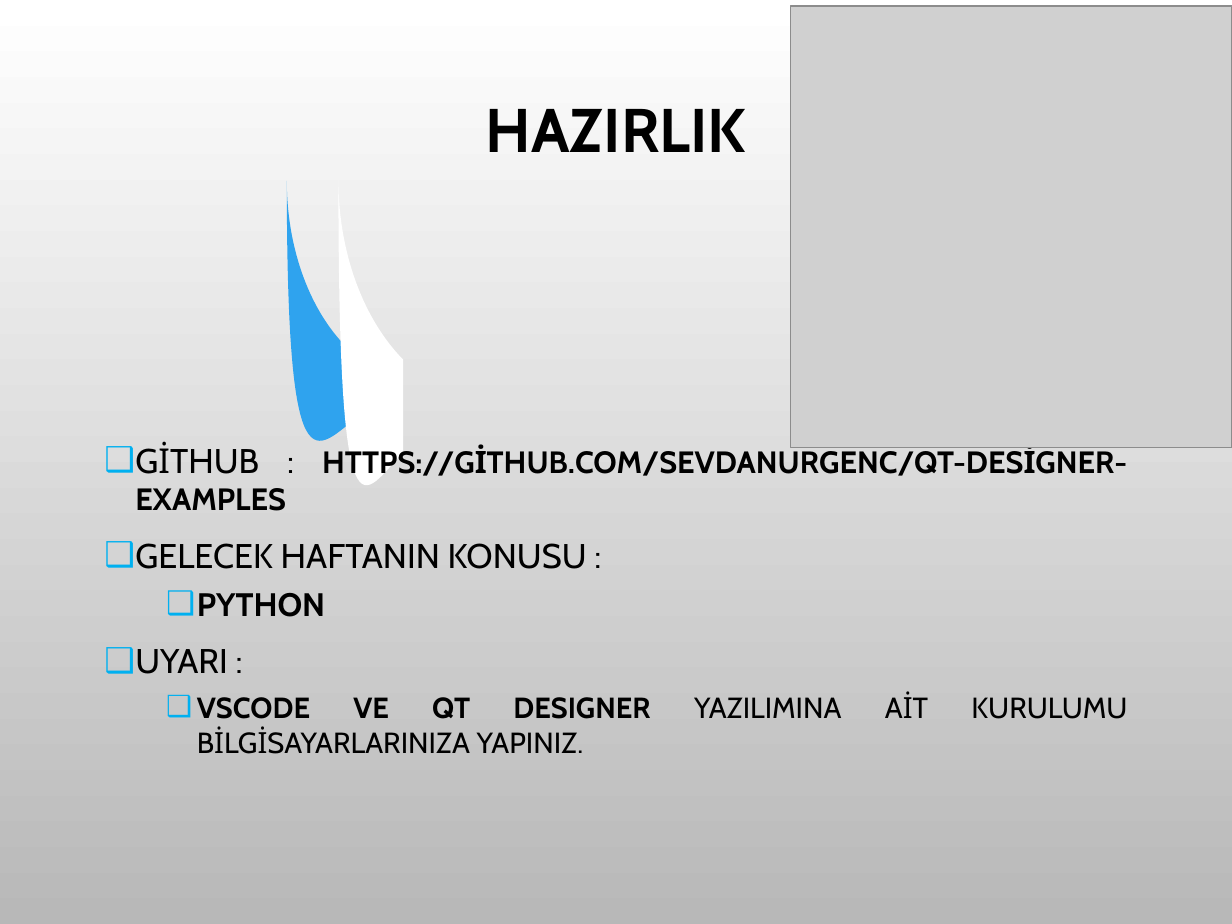
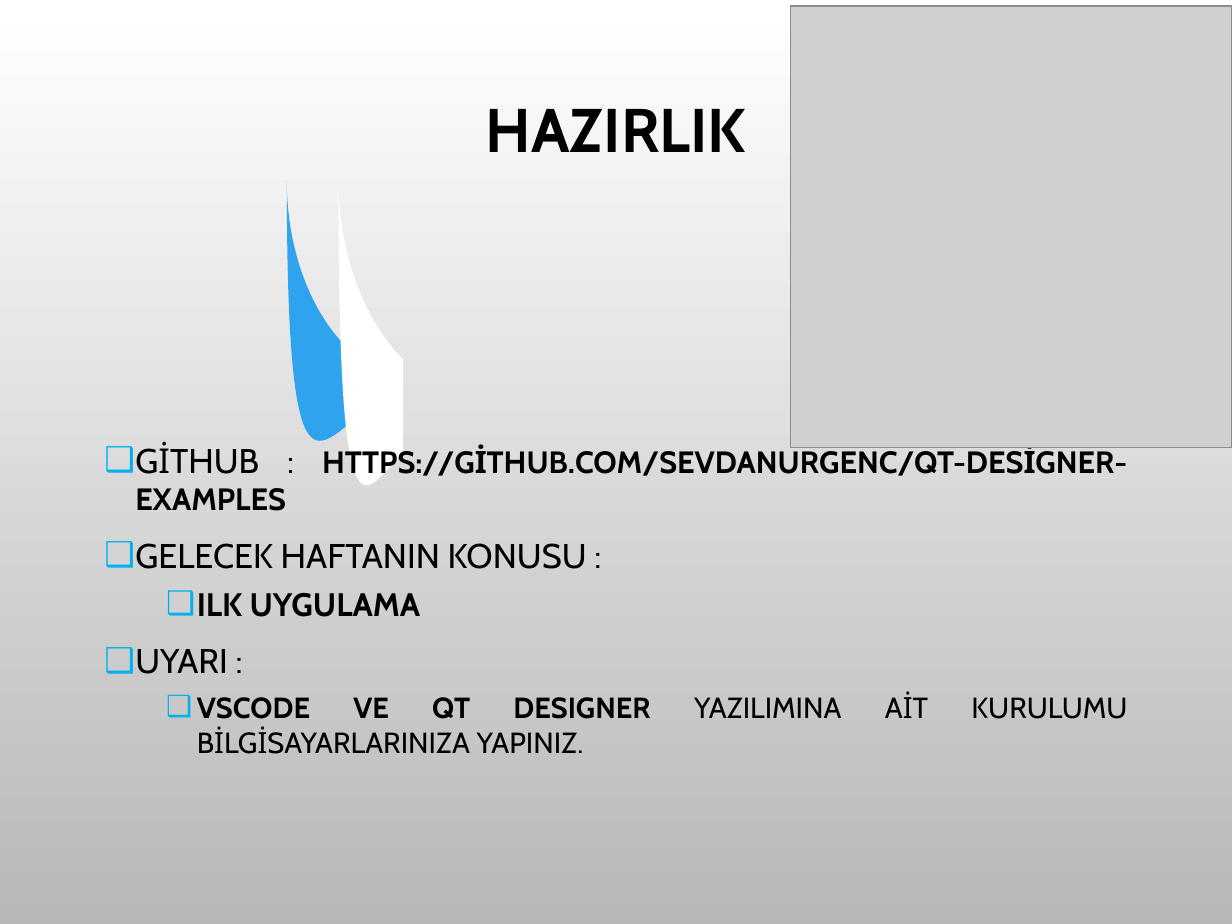
Before and after one commit to SevdanurGENC/20-21-Lecture-Notes, a slide deck: slide 21 of GorselProgramlamaII/1. Bolum - Gorsel Programlama II - Giris.ppt (slide 20 before the commit). Drawn at 1232x924 pixels with LibreOffice and Linux fonts; fonts in the diff are those of the drawing; grey boxes stand for pictures; background and template pictures are left out. Boxes give left, top, right and bottom in pixels: in the first picture for what was removed or moved away, otherwise in the second. Text is boxed around its words. In the diff, an @@ line names an element or a change of style, - is before the commit and + after.

```diff
--- a/GorselProgramlamaII/1. Bolum - Gorsel Programlama II - Giris.ppt
+++ b/GorselProgramlamaII/1. Bolum - Gorsel Programlama II - Giris.ppt
@@ text at box(197, 593, 420, 617): text changed @@
-  ❑ PYTHON
+  ❑ ILK UYGULAMA
```
Also in this commit, not shown: 11 other slides changed, 1 slide added, 20 other files.
